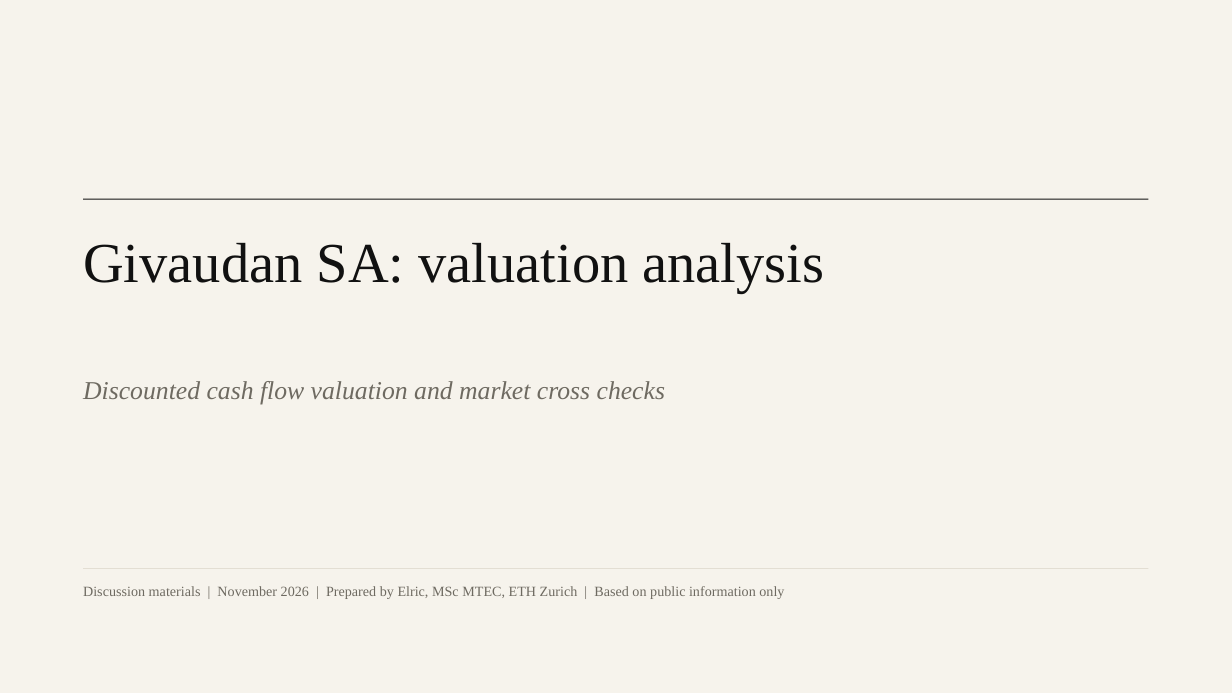
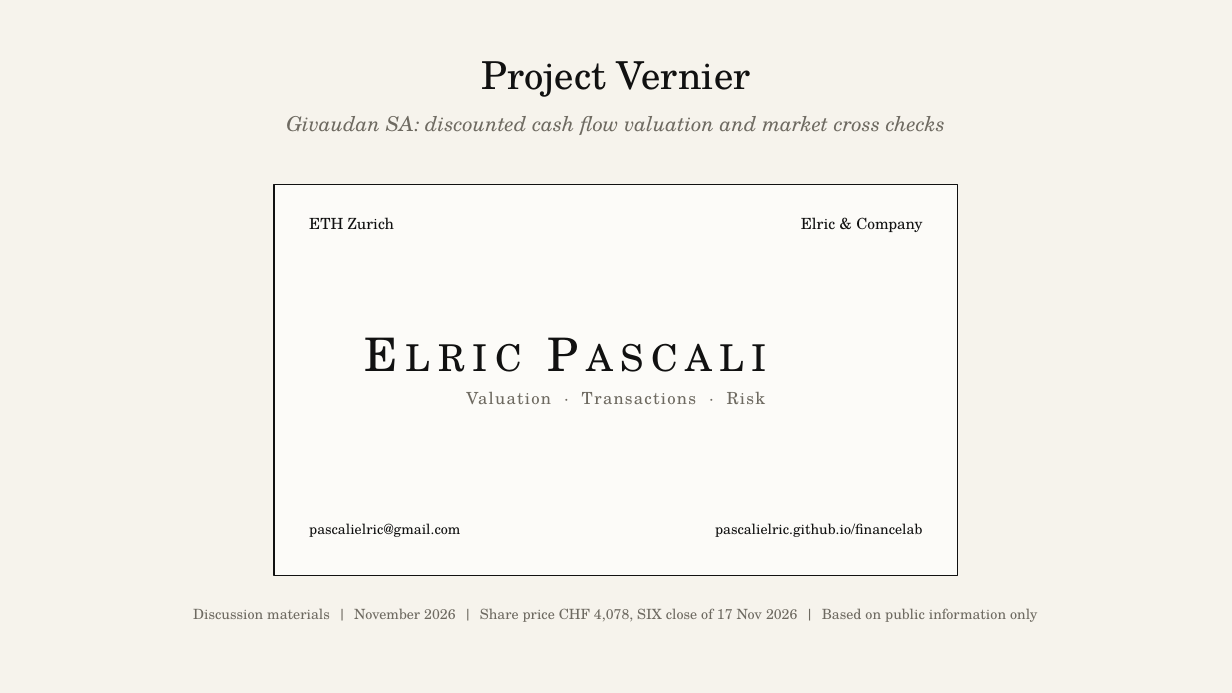
Before and after one commit to pascalielric/financelab, a slide deck: slide 1 of downloads/Givaudan_Valuation_Deck.pptx. Drawn at 1232x693 pixels with LibreOffice and Linux fonts; fonts in the diff are those of the drawing. Boxes give left, top, right and bottom in pixels: in the first picture for what was removed or moved away, otherwise in the second. Text is boxed around its words. In the diff, an @@ line names an element or a change of style, - is before the commit and + after.

```diff
--- a/downloads/Givaudan_Valuation_Deck.pptx
+++ b/downloads/Givaudan_Valuation_Deck.pptx
@@ text added at bbox=[481, 61, 751, 97], 30 pt, text #111111 @@
+Project Vernier
@@ text at bbox=[286, 116, 945, 135]: text changed; size 44 to 16 pt; font Times New Roman to TeX Gyre Schola; text colour #111111 to #6E6A61; italic on @@
-Givaudan SA: valuation analysis
+Givaudan SA: discounted cash flow valuation and market cross checks
@@ rectangle removed at bbox=[83, 199, 1149, 200] @@
@@ rectangle added at bbox=[274, 185, 958, 576], fill #FCFBF8, outline #111111 1 pt @@
@@ text added at bbox=[309, 217, 394, 229], 12 pt, text #111111 @@
+ETH Zurich
@@ text added at bbox=[801, 217, 922, 232], 12 pt, text #111111 @@
+Elric & Company
@@ text added at bbox=[274, 319, 958, 388], 36 pt, text #111111, small capitals @@
+Elric Pascali
@@ text removed at bbox=[83, 381, 665, 405] @@
-Discounted cash flow valuation and market cross checks
@@ text added at bbox=[466, 392, 766, 404], 13 pt, text #6E6A61 @@
+Valuation · Transactions · Risk
@@ text added at bbox=[309, 523, 460, 537], 11 pt, text #111111 @@
+pascalielric@gmail.com
@@ text added at bbox=[715, 523, 922, 537], 11 pt, text #111111 @@
+pascalielric.github.io/financelab
@@ rectangle removed at bbox=[83, 568, 1149, 569] @@
@@ text at bbox=[193, 608, 1037, 622]: text changed; font Times New Roman to TeX Gyre Schola @@
-Discussion materials | November 2026 | Prepared by Elric, MSc MTEC, ETH Zurich | Based on public information only
+Discussion materials | November 2026 | Share price CHF 4,078, SIX close of 17 Nov 2026 | Based on public information only
```
Also in this commit, not shown: 13 other slides changed, 11 other files.
